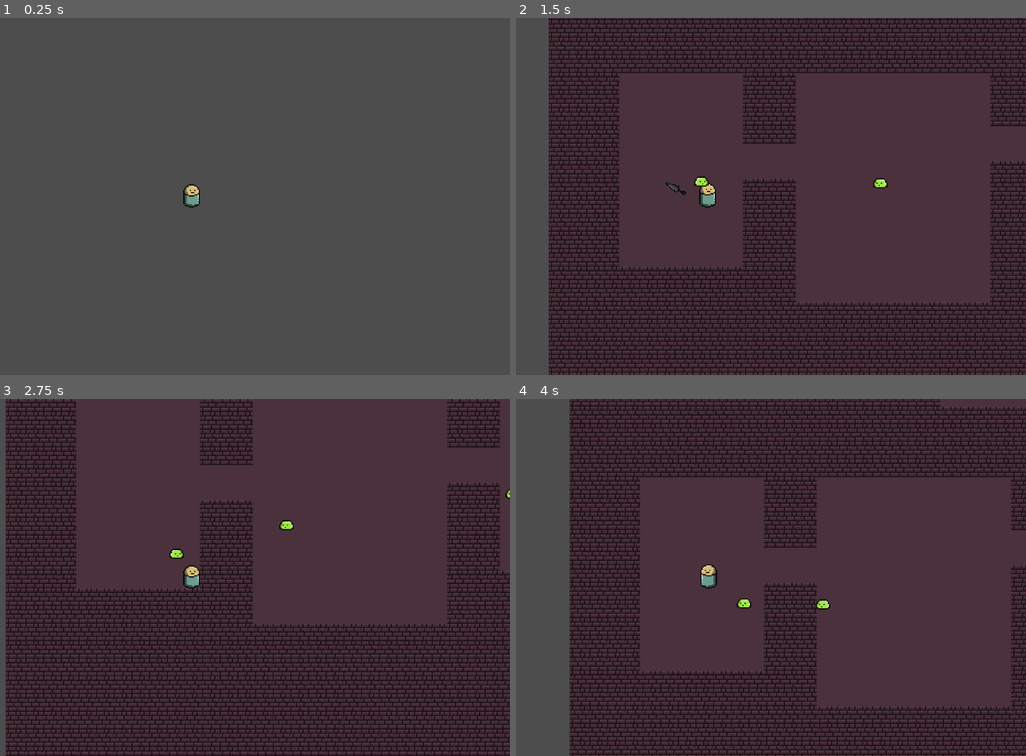
Above: before the commit, frames 1-4 (two rows, left to right).
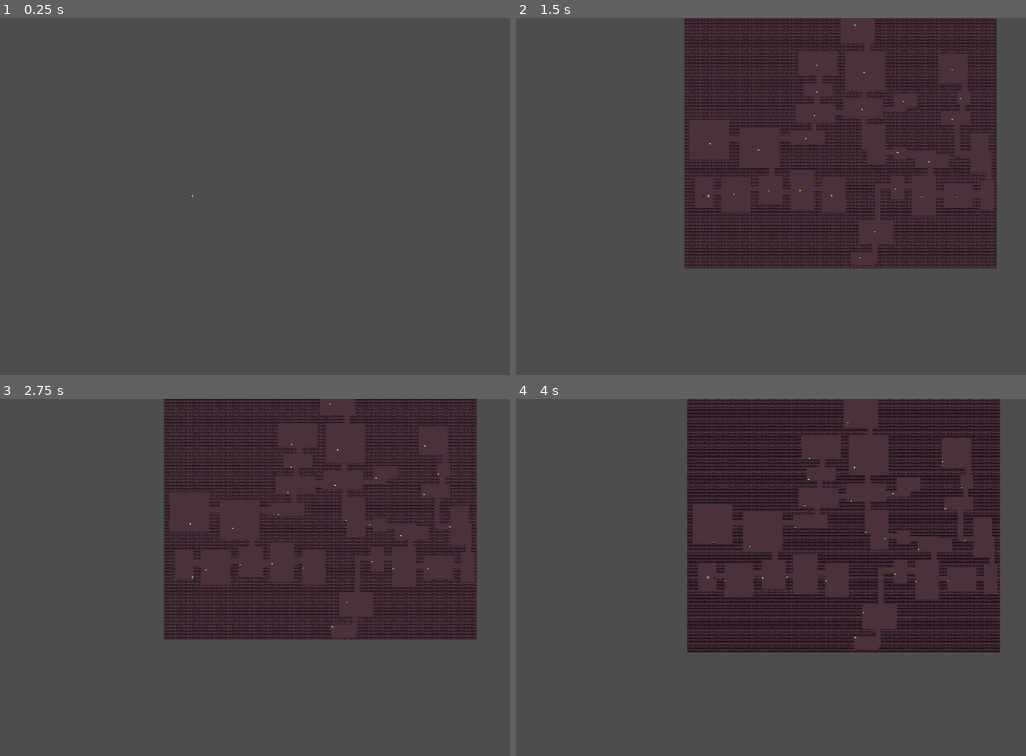
Above: after the commit, the same moments.

Repository: guywiththenose/DungeonGame
Game: Godot game, scene res://Tilemap/main.tscn
Two runs of this game, one before a commit and one after it. Both use one fixed random seed, a clock stepped at 60 frames per second and the inputs below.
Inputs (mouse positions are in pixels of both pictures, inside the frame that each line leads up to):
- Up to frame 1 (0.25 s): no input
- Up to frame 2 (1.5 s): tap Enter at 0.5 s; move the mouse to (847, 178) at 0.52 s; hold D (right) 0.53-1.28 s; tap Space (attack) at 0.6, 1.35 s; move the mouse to (582, 214) at 1.27 s; hold S (down) from 1.28 s (still down)
- Up to frame 3 (2.75 s): move the mouse to (255, 498) at 2.02 s; release S (down) at 2.03 s; hold D (right) from 2.03 s (still down); tap Space (attack) at 2.1 s
- Up to frame 4 (4 s): move the mouse to (674, 648) at 2.77 s; release D (right) at 2.78 s; hold W (up) 2.78-3.53 s; tap Space (attack) at 2.85, 3.6 s; move the mouse to (898, 631) at 3.52 s; hold A (left) from 3.53 s (still down)

The runs differ from the first frame. In frame 1, 0.2% of the frame differs, in the area x 35-40%, y 46-54%; in frame 2, 56%; in frame 3, 61%, in the area x 1-100%, y 0-100%; in frame 4, 56%.

Commit message:
v1.13
more features

Diff:
--- a/Enemy1.gd
+++ b/Enemy1.gd
@@ -4,7 +4,7 @@
 
 @onready var player = get_tree().get_first_node_in_group("player")
 @onready var sprite = $AnimatedSprite2D
-@export var health = 10
+@export var health = 2
 
 func _physics_process(delta):
 	var direction_to_player = global_position.direction_to(player.global_position)
--- a/Main.gd
+++ b/Main.gd
@@ -3,6 +3,7 @@
 var Room = preload("res://Room.tscn")
 var Player = preload("res://player.tscn")
 const ENEMY_1 = preload("res://enemy_1.tscn")
+const FINISH_PORTAL = preload("res://finish_portal.tscn")
 @onready var map = $TileMap
 @onready var main = get_node("/root/Main")
 
@@ -60,10 +61,18 @@
 func spawn_enemies():
 	spawners = $Spawners.get_children()
 	for spawn in spawners:
-		var enemy = ENEMY_1.instantiate()
-		var spawn_point = spawn
-		enemy.global_position = spawn_point.global_position
-		main.add_child(enemy)
+		if spawn.global_position == start_room.global_position or spawn.global_position == end_room.global_position:
+			continue
+		else:
+			var enemy = ENEMY_1.instantiate()
+			var spawn_point = spawn
+			enemy.global_position = spawn_point.global_position
+			main.add_child(enemy)
+
+func level_finish_generator():
+	var portal = FINISH_PORTAL.instantiate()
+	portal.global_position = end_room.global_position
+	main.add_child(portal)
 
 func find_mst(nodes):
 	var path = AStar2D.new()
--- a/Throwing_Knife.gd
+++ b/Throwing_Knife.gd
@@ -8,4 +8,7 @@
 
 func _on_body_entered(body):
 	if body.is_in_group("walls"):
-		queue_free()
+		speed = 0
+		$AnimationPlayer.stop()
+	elif body.is_in_group("enemy") and body.has_method("take_damage"):
+		body.take_damage(1)
--- a/Throwing_Knife.tscn
+++ b/Throwing_Knife.tscn
@@ -45,8 +45,8 @@
 }
 
 [node name="Throwing_Knife" type="Area2D"]
-collision_layer = 3
-collision_mask = 3
+collision_layer = 0
+collision_mask = 2
 script = ExtResource("1_sfddl")
 
 [node name="CollisionShape2D" type="CollisionShape2D" parent="."]
--- a/Tilemap/main.tscn
+++ b/Tilemap/main.tscn
@@ -1072,7 +1072,7 @@
 speed = 100
 
 [node name="Camera2D" type="Camera2D" parent="Player"]
-zoom = Vector2(2, 2)
+zoom = Vector2(0.3, 0.3)
 
 [node name="Spawners" type="Node2D" parent="."]
 
--- a/enemy_1.tscn
+++ b/enemy_1.tscn
@@ -31,7 +31,7 @@
 [sub_resource type="CircleShape2D" id="CircleShape2D_3jqm3"]
 radius = 7.0
 
-[node name="Enemy1" type="CharacterBody2D"]
+[node name="Enemy1" type="CharacterBody2D" groups=["enemy"]]
 collision_layer = 2
 collision_mask = 2
 script = ExtResource("1_rwyqi")
--- /dev/null
+++ b/finish_portal.tscn
@@ -0,0 +1,53 @@
+[gd_scene load_steps=8 format=3 uid="uid://oddt707ujfwl"]
+
+[ext_resource type="Texture2D" uid="uid://31j50kk6eosf" path="res://New Piskel (3).png" id="1_hnpwx"]
+
+[sub_resource type="AtlasTexture" id="AtlasTexture_4tuht"]
+atlas = ExtResource("1_hnpwx")
+region = Rect2(0, 0, 32, 32)
+
+[sub_resource type="AtlasTexture" id="AtlasTexture_vtobw"]
+atlas = ExtResource("1_hnpwx")
+region = Rect2(0, 32, 32, 32)
+
+[sub_resource type="AtlasTexture" id="AtlasTexture_uadsv"]
+atlas = ExtResource("1_hnpwx")
+region = Rect2(0, 64, 32, 32)
+
+[sub_resource type="AtlasTexture" id="AtlasTexture_meovy"]
+atlas = ExtResource("1_hnpwx")
+region = Rect2(0, 96, 32, 32)
+
+[sub_resource type="AtlasTexture" id="AtlasTexture_3ib6e"]
+atlas = ExtResource("1_hnpwx")
+region = Rect2(0, 128, 32, 32)
+
+[sub_resource type="SpriteFrames" id="SpriteFrames_1rr5c"]
+animations = [{
+"frames": [{
+"duration": 1.0,
+"texture": SubResource("AtlasTexture_4tuht")
+}, {
+"duration": 1.0,
+"texture": SubResource("AtlasTexture_vtobw")
+}, {
+"duration": 1.0,
+"texture": SubResource("AtlasTexture_uadsv")
+}, {
+"duration": 1.0,
+"texture": SubResource("AtlasTexture_meovy")
+}, {
+"duration": 1.0,
+"texture": SubResource("AtlasTexture_3ib6e")
+}],
+"loop": true,
+"name": &"default",
+"speed": 8.0
+}]
+
+[node name="finish_portal" type="AnimatedSprite2D"]
+position = Vector2(0, -1.00001)
+scale = Vector2(3.96875, 4.65625)
+sprite_frames = SubResource("SpriteFrames_1rr5c")
+autoplay = "default"
+frame_progress = 0.88923
Binary file added: New Piskel (3).png
Not shown, added: New Piskel (3).png.import
Not shown, added: Thumbs.db
